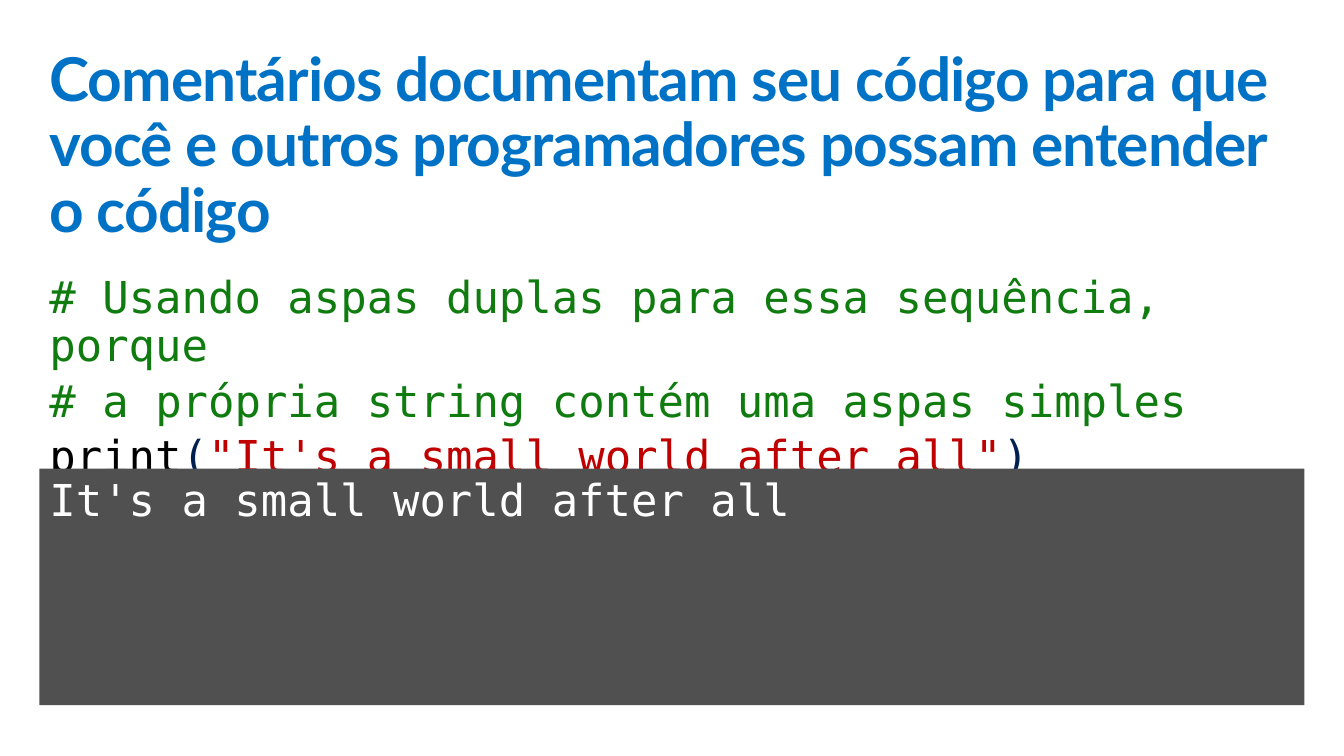
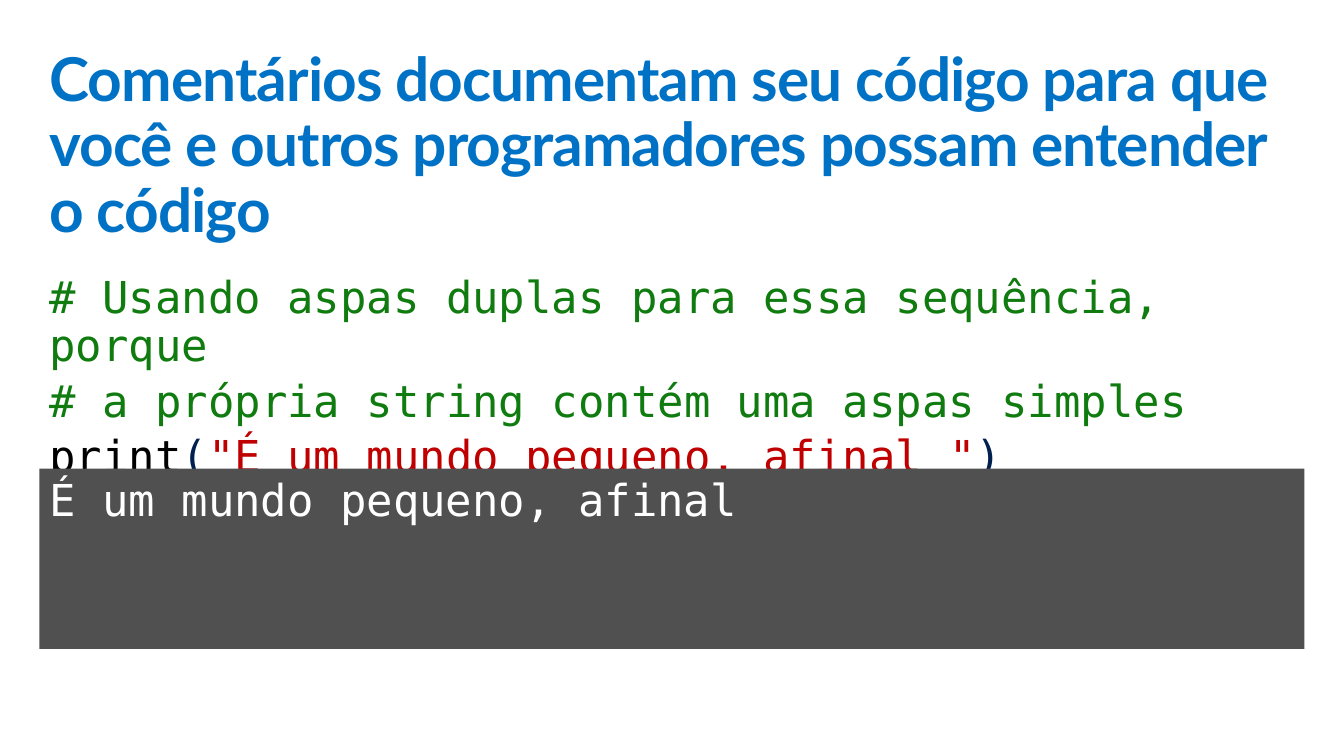
Before and after one commit to cyz/c9-python-getting-started, a slide deck: slide 5 of python-for-beginners/Slides/3 - Comments.pptx. Drawn at 1344x756 pixels with LibreOffice and Linux fonts; fonts in the diff are those of the drawing. Boxes give left, top, right and bottom in pixels: in the first picture for what was removed or moved away, otherwise in the second. Text is boxed around its words. In the diff, an @@ line names an element or a change of style, - is before the commit and + after.

```diff
--- a/python-for-beginners/Slides/3 - Comments.pptx
+++ b/python-for-beginners/Slides/3 - Comments.pptx
@@ text at bbox=[49, 437, 923, 482]: text changed @@
-print("It's a small world after all")
+print("É um mundo pequeno, afinal ")
@@ rectangle "É um mundo pequeno, afinal": place and size @@
-rectangle "É um mundo pequeno, afinal" at bbox=[40, 468, 1304, 705]
+rectangle "É um mundo pequeno, afinal" at bbox=[40, 468, 1304, 648]
@@ text in rectangle at bbox=[49, 482, 737, 525]: text changed @@
-It's a small world after all
+É um mundo pequeno, afinal
```
Also in this commit, not shown: 1 other slide changed, 14 other files.
